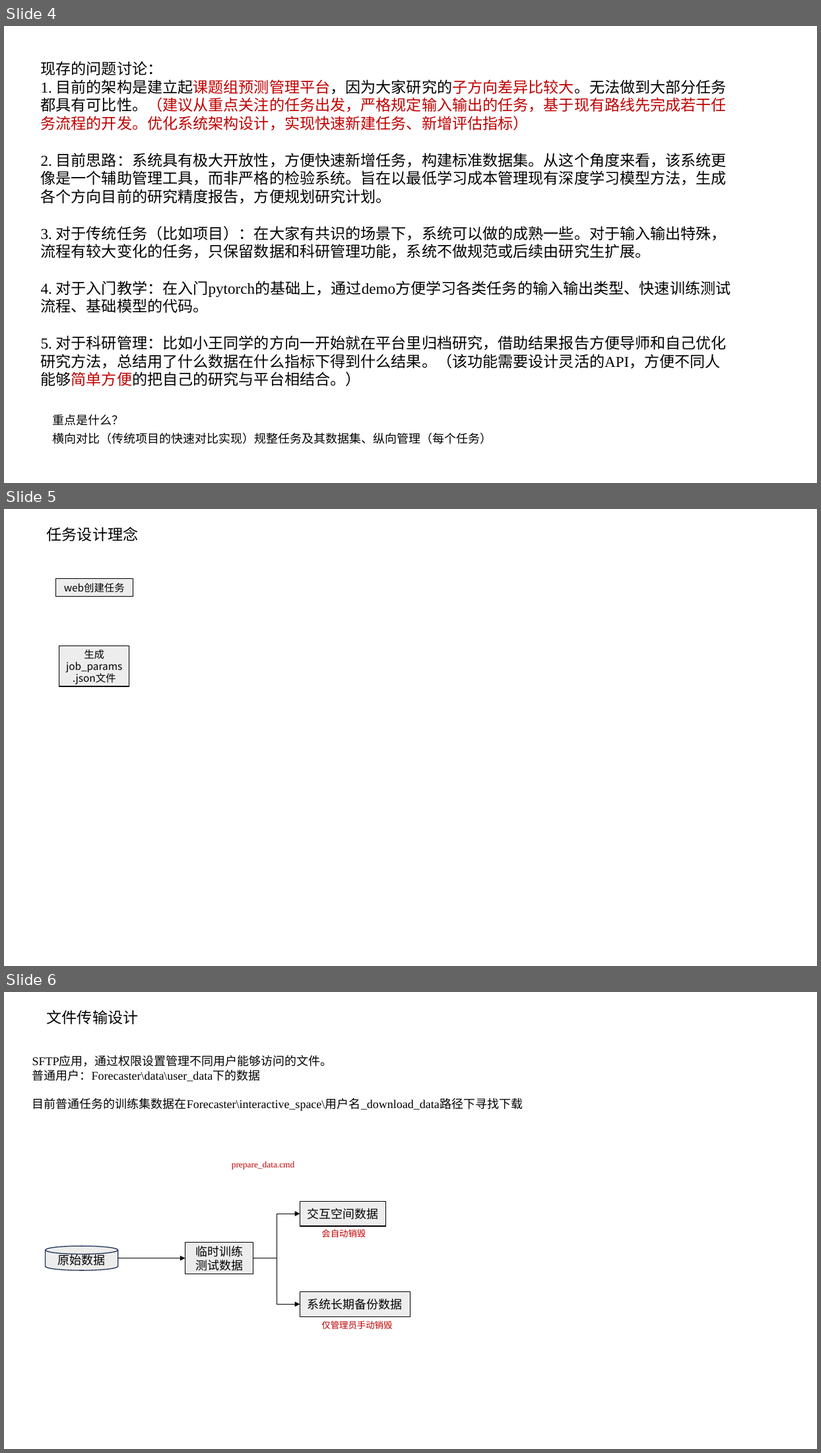
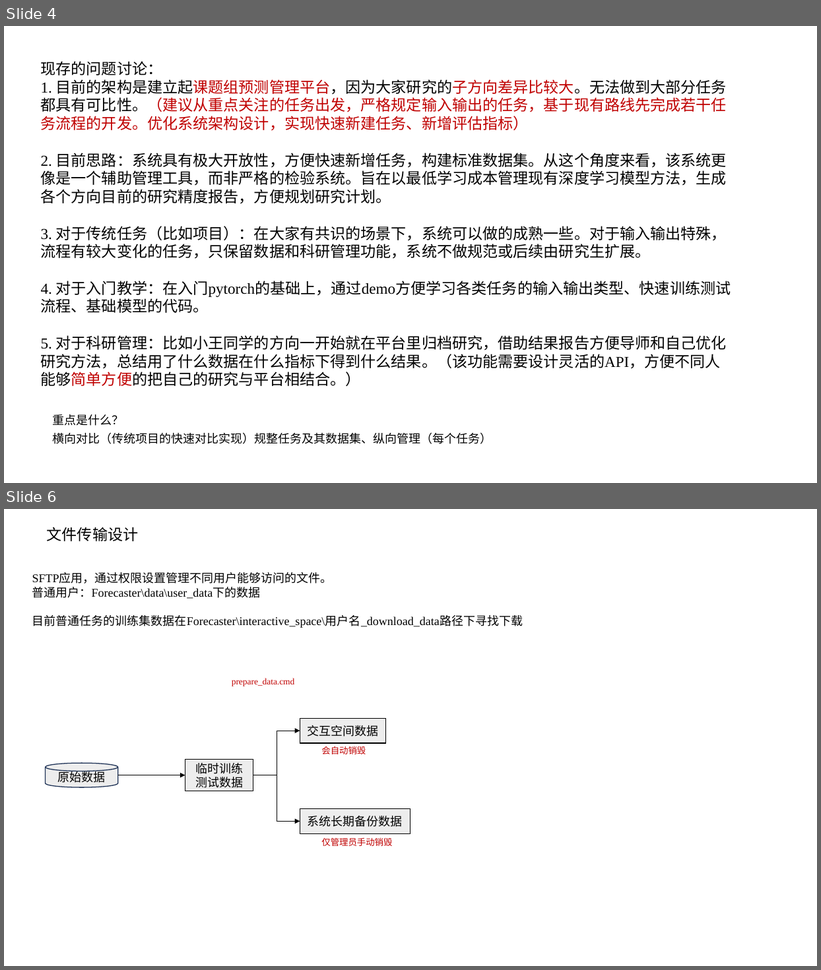
Before and after one commit to unscmol/Forecaster, a slide deck: 功率预测模型校验系统.pptx. Shown one above the other, each under a label of ours: slides 4, 5 and 6 before the commit, slides 4 and 6 after it; the slides between them are not shown. The pictures are 821x1453 and 821x970 pixels, drawn with LibreOffice and Linux fonts; fonts in the diff are those of the drawing. Boxes give left, top, right and bottom in pixels: in the first picture for what was removed or moved away, otherwise in the second. Text is boxed around its words. In the diff, an @@ line names an element or a change of style, - is before the commit and + after.

```diff
--- a/功率预测模型校验系统.pptx
+++ b/功率预测模型校验系统.pptx
@@ slide 5 removed at [4,509,817,966], background #FFFFFF @@
@@ text removed at [47,527,139,541] @@
-任务设计理念
@@ rectangle removed at [56,578,133,597] @@
-web创建任务
@@ rectangle removed at [59,646,129,687] @@
-生成job_params.json文件
```
Also in this commit, not shown: 2 slides added, 10 other files.
